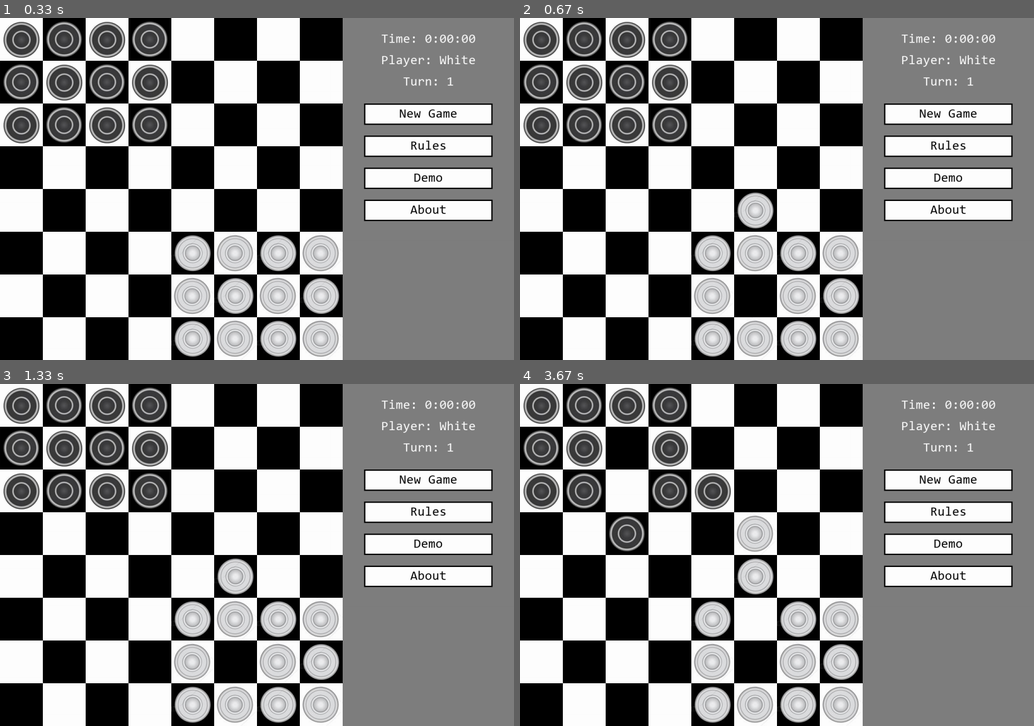
Above: before the commit, frames 1-4 (two rows, left to right).
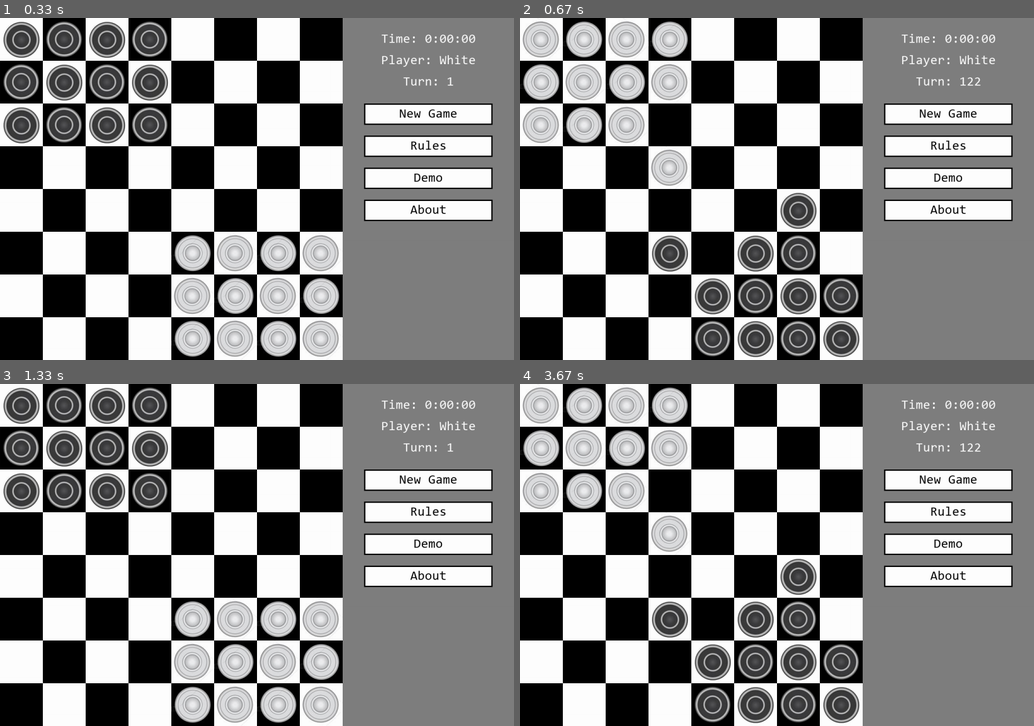
Above: after the commit, the same moments.

Repository: Andrei-Vlasov/Pygame-Ugolki
Game: pygame game, started from main.py
The game is run twice, just before and just after one commit, with the same random seed, the same clock (stepped at 60 frames per second) and the same inputs.
Inputs (mouse positions are in pixels of both pictures, inside the frame that each line leads up to):
- Up to frame 1 (0.33 s): no input
- Up to frame 2 (0.67 s): click (941, 178) at 0.42 s
- Up to frame 3 (1.33 s): click (426, 479) at 0.75 s
- Up to frame 4 (3.67 s): click (946, 479) at 2.08 s; click (946, 544) at 3.42 s

Frame 1 is identical in both runs. In frame 2, 16% of the frame differs, in the area x 0-90%, y 1-100%; in frame 3, 1.2%; in frame 4, 18%.

Commit message:
minor fix
(turn count visual)

Diff:
--- a/main.py
+++ b/main.py
@@ -167,6 +167,7 @@
         self.base = None
         self.visited = []
         self._start_time = pygame.time.get_ticks()
+        self.widget()
 
     def next_turn(self):
         self.base = None
@@ -203,7 +204,7 @@
 
                 self.tile_list.update()
                 pygame.display.update()
-                pygame.time.wait(500)
+                pygame.time.wait(0)
 
     def win(self):  # check if game is over
         black_stack = 0
@@ -349,6 +350,10 @@
         second = 'Player: ' + {1: 'White', -1: 'Black'}[self.team]
         third = 'Turn: ' + str(self.turn)
 
+        background = pygame.Surface((400, 200))
+        background.fill(grey)
+        screen.blit(background, (800, 0))
+
         widget_surface = pygame.Surface((0, 0))
         widget_surface.fill(grey)
         i = 0
